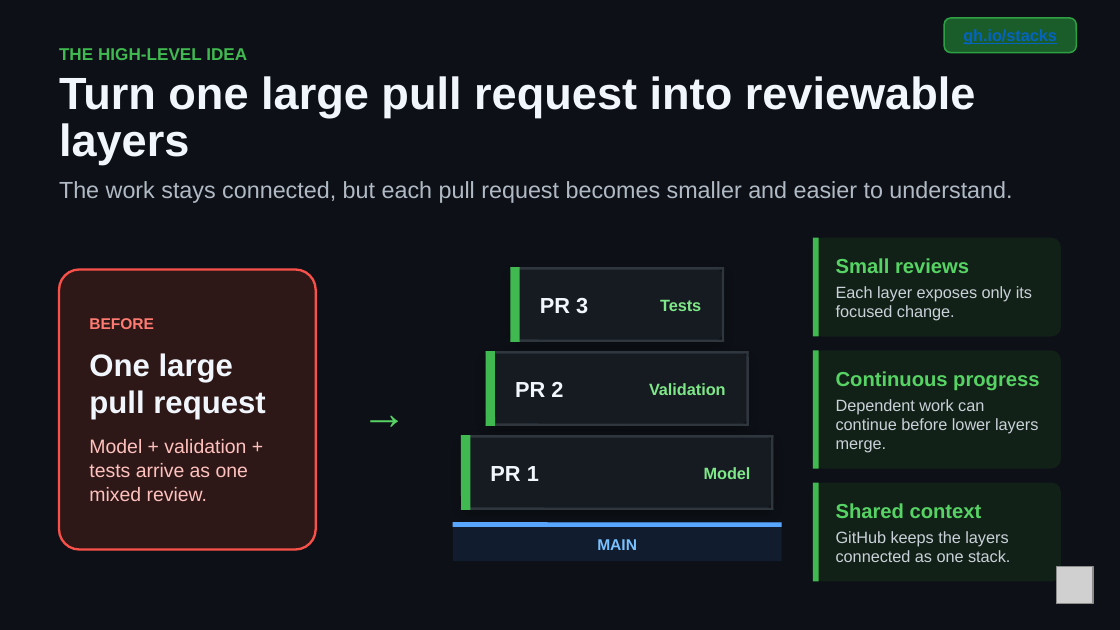
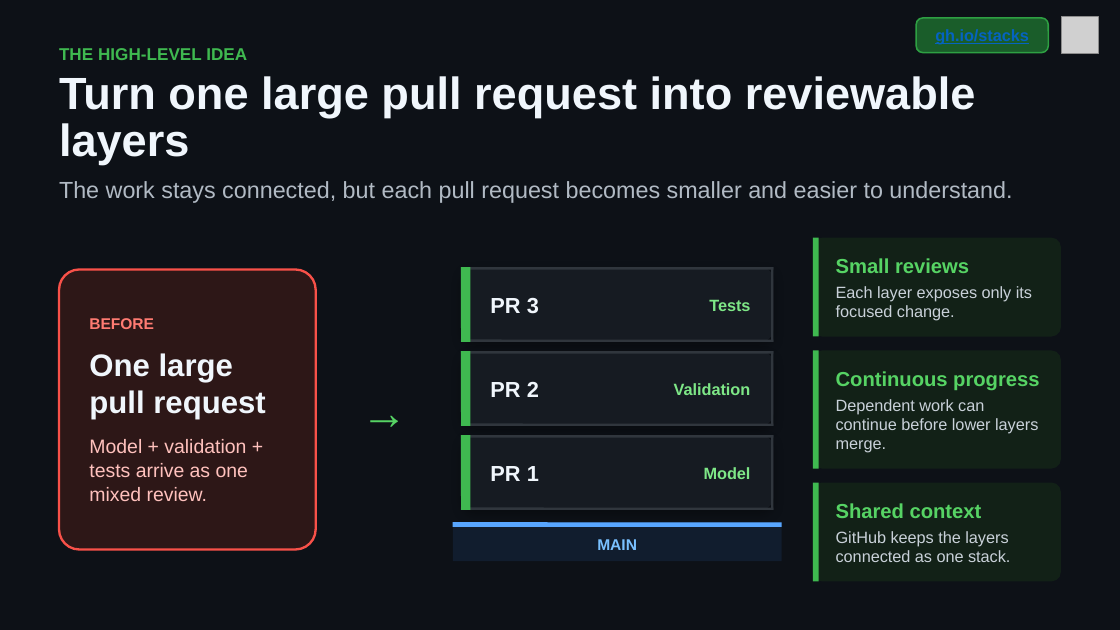
Before and after one commit to DanWahlin/gh-stack-demo, a slide deck: slide 2 of github-stacked-prs.pptx. Drawn at 1120x630 pixels with LibreOffice and Linux fonts; fonts in the diff are those of the drawing; grey boxes stand for pictures. Boxes give left, top, right and bottom in pixels: in the first picture for what was removed or moved away, otherwise in the second. Text is boxed around its words. In the diff, an @@ line names an element or a change of style, - is before the commit and + after.

```diff
--- a/github-stacked-prs.pptx
+++ b/github-stacked-prs.pptx
@@ text "gh.io/stacks": place and size @@
-text "gh.io/stacks" at <box>963,29,1057,45</box>
+text "gh.io/stacks" at <box>935,29,1029,45</box>
@@ rounded rectangle: place and size @@
-rounded rectangle at <box>944,18,1076,53</box>
+rounded rectangle at <box>916,18,1048,53</box>
@@ picture: place and size @@
-picture at <box>1056,567,1093,604</box>
+picture at <box>1062,17,1099,54</box>
@@ rounded rectangle: place and size @@
-rounded rectangle at <box>511,268,725,343</box>
+rounded rectangle at <box>461,268,774,343</box>
@@ line moved from (511, 269) - (725, 269) to (461, 269) - (774, 269) @@
@@ line moved from (515, 268) - (515, 342) to (466, 268) - (466, 342) @@
@@ line moved from (722, 268) - (722, 342) to (773, 268) - (773, 342) @@
@@ text "PR 3": place and size @@
-text "PR 3" at <box>540,298,588,314</box>
+text "PR 3" at <box>490,298,539,314</box>
@@ text "Tests": place and size @@
-text "Tests" at <box>660,299,701,311</box>
+text "Tests" at <box>709,299,750,311</box>
@@ rounded rectangle: place and size @@
-rounded rectangle at <box>486,352,749,427</box>
+rounded rectangle at <box>461,352,774,427</box>
@@ line moved from (486, 353) - (749, 353) to (461, 353) - (774, 353) @@
@@ line moved from (511, 340) - (725, 340) to (461, 340) - (774, 340) @@
@@ line moved from (491, 352) - (491, 426) to (466, 352) - (466, 426) @@
@@ line moved from (747, 352) - (747, 426) to (773, 352) - (773, 426) @@
@@ text "PR 2": place and size @@
-text "PR 2" at <box>515,382,563,397</box>
+text "PR 2" at <box>490,382,539,397</box>
@@ text "Validation": place and size @@
-text "Validation" at <box>649,383,726,395</box>
+text "Validation" at <box>674,383,751,395</box>
@@ line moved from (486, 424) - (749, 424) to (461, 424) - (774, 424) @@
```
Also in this commit, not shown: 2 other slides changed, 2 other files.
